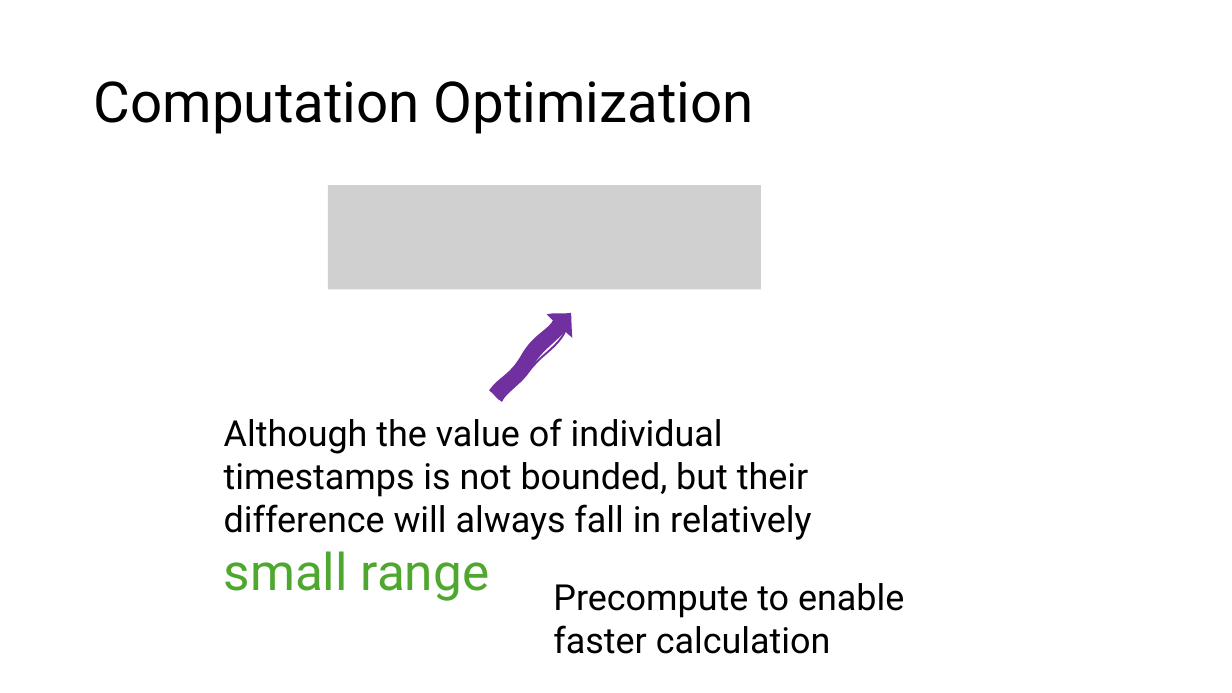
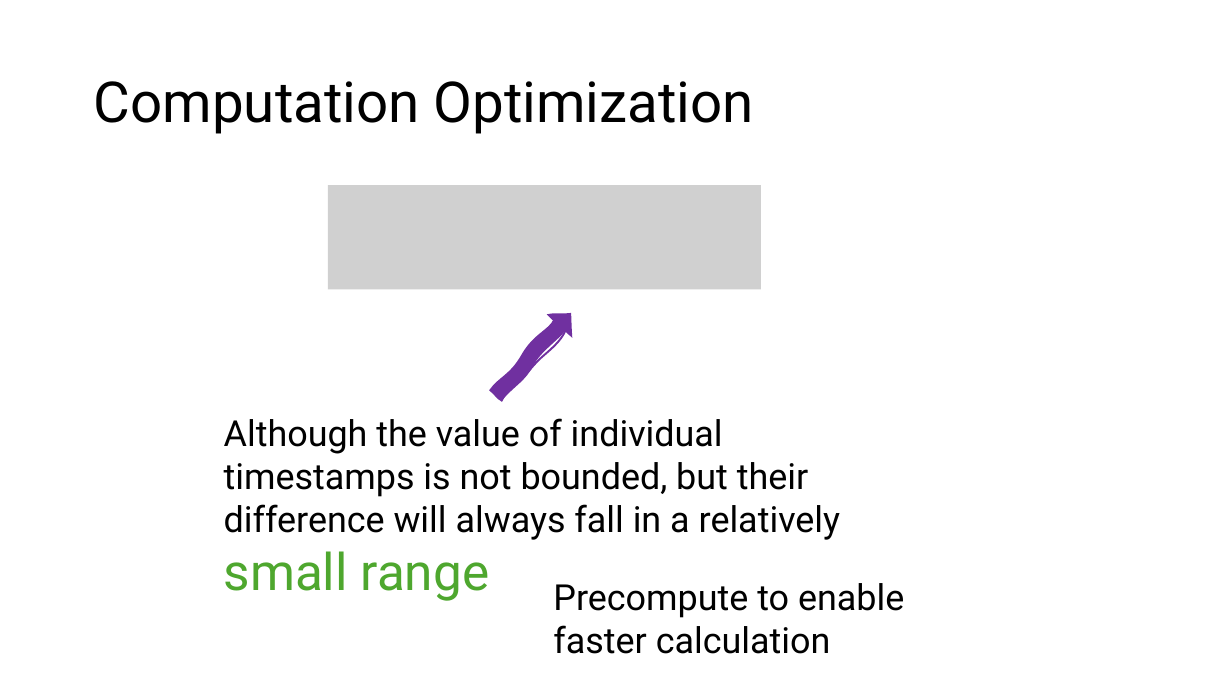
Before and after one commit to HaseebLUMS/Onyx-Presentation, a slide deck: slide 132 of thesis-latency-fairness.pptx (slide 131 before the commit). Drawn at 1232x693 pixels with LibreOffice and Linux fonts; fonts in the diff are those of the drawing; grey boxes stand for pictures. Boxes give left, top, right and bottom in pixels: in the first picture for what was removed or moved away, otherwise in the second. Text is boxed around its words. In the diff, an @@ line names an element or a change of style, - is before the commit and + after.

```diff
--- a/thesis-latency-fairness.pptx
+++ b/thesis-latency-fairness.pptx
@@ text at box(224, 418, 840, 591): text changed @@
-Although the value of individual timestamps is not bounded, but their difference will always fall in relatively small range
+Although the value of individual timestamps is not bounded, but their difference will always fall in a relatively small range
```
Also in this commit, not shown: 4 other slides changed, 1 slide added.
